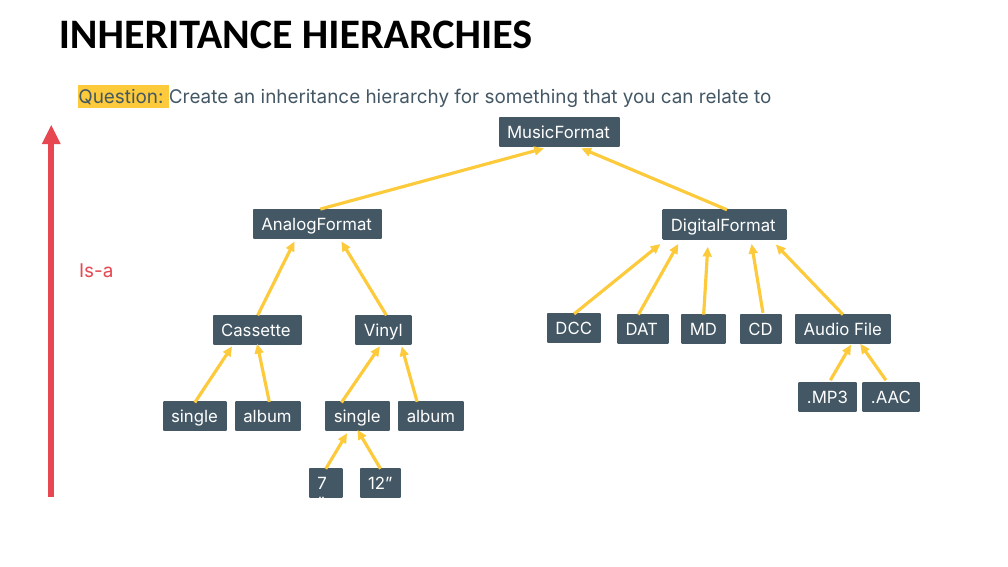
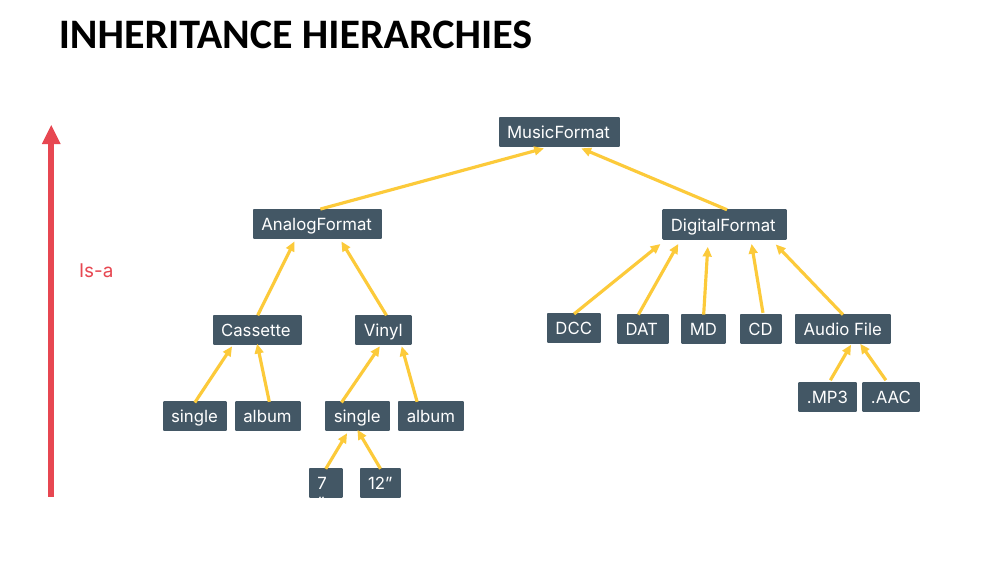
Before and after one commit to Programming-Fundamentals-SETU/prog-fund-2-jan-26, a slide deck: slide 6 of topic08-inheritance/unit-08a-lectures/talk-3-inheritance-v2/a-inheritance-v2.pptx. Drawn at 1008x567 pixels with LibreOffice and Linux fonts; fonts in the diff are those of the drawing. Boxes give left, top, right and bottom in pixels: in the first picture for what was removed or moved away, otherwise in the second. Text is boxed around its words. In the diff, an @@ line names an element or a change of style, - is before the commit and + after.

```diff
--- a/topic08-inheritance/unit-08a-lectures/talk-3-inheritance-v2/a-inheritance-v2.pptx
+++ b/topic08-inheritance/unit-08a-lectures/talk-3-inheritance-v2/a-inheritance-v2.pptx
@@ text removed at box(78, 88, 771, 107) @@
-Question: Create an inheritance hierarchy for something that you can relate to
```
Also in this commit, not shown: 10 other slides changed, 7 other files.
